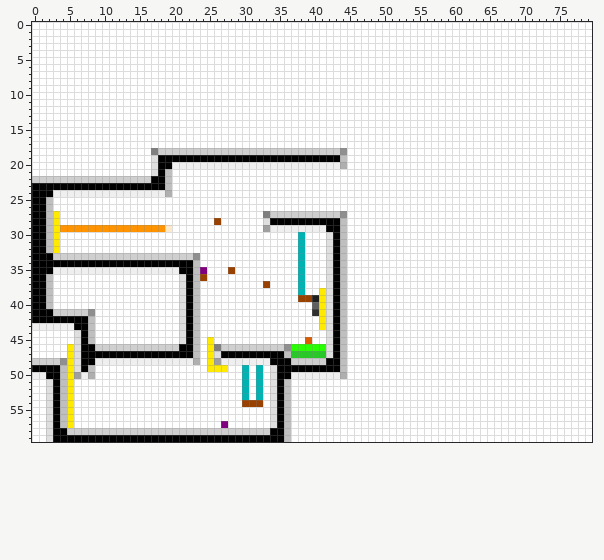
Sprite sheet -- source/level_data/layouts/level8/layer2.png. Above is the file before it was changed.
The file is 80x60 pixels.
Once edited:
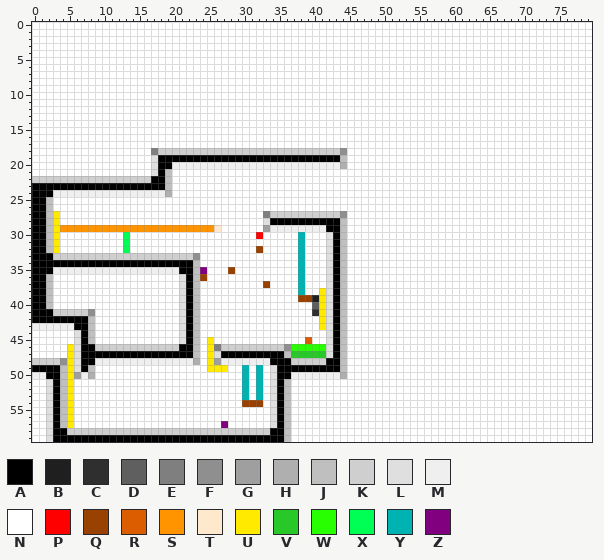
Palette (. is transparent): A #000000  B #1f1f1f  C #2f2f2f  D #5f5f5f  E #7f7f7f  F #8f8f8f  G #9f9f9f  H #afafaf  J #bfbfbf  K #cfcfcf  L #dfdfdf  M #efefef  N #ffffff  P #ff0000  Q #994100  R #db5d00  S #ff9400  T #ffe9cc  U #ffea00  V #28c828  W #28ff00  X #00ff55  Y #00b3b3  Z #800080
Difference:
y 28: x 26 Q -> N
y 29: x 19..26 TNNNNNNN -> SSSSSSST
y 30: x 13 N -> X; x 32 N -> P
y 31: x 13 N -> X
y 32: x 13 N -> X; x 32 N -> Q
Changed places in both pictures, as pixel boxes (x1, y1, x2, y2):
changed: (165, 218, 221, 232)
changed: (123, 232, 130, 253)
changed: (256, 232, 263, 253)
